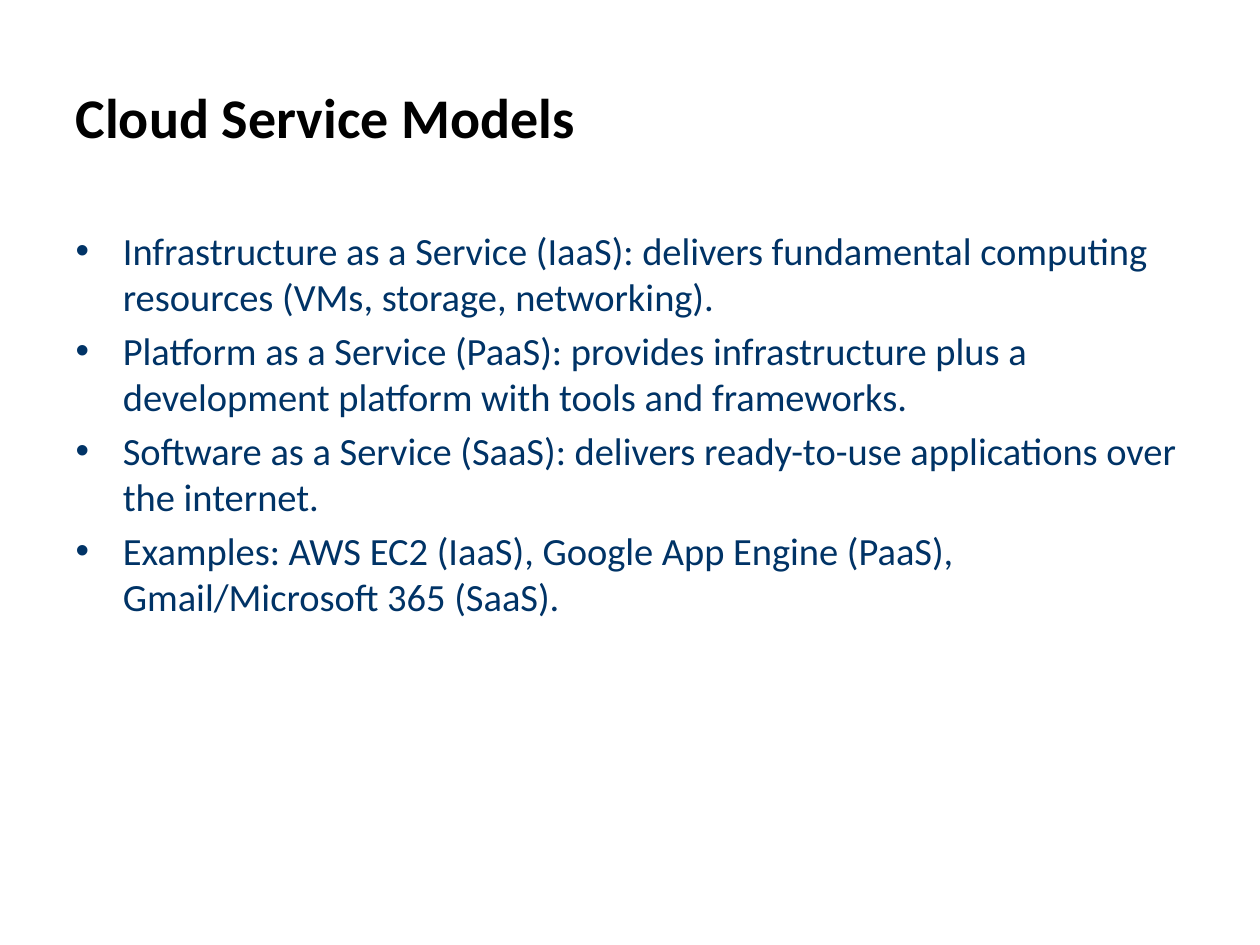
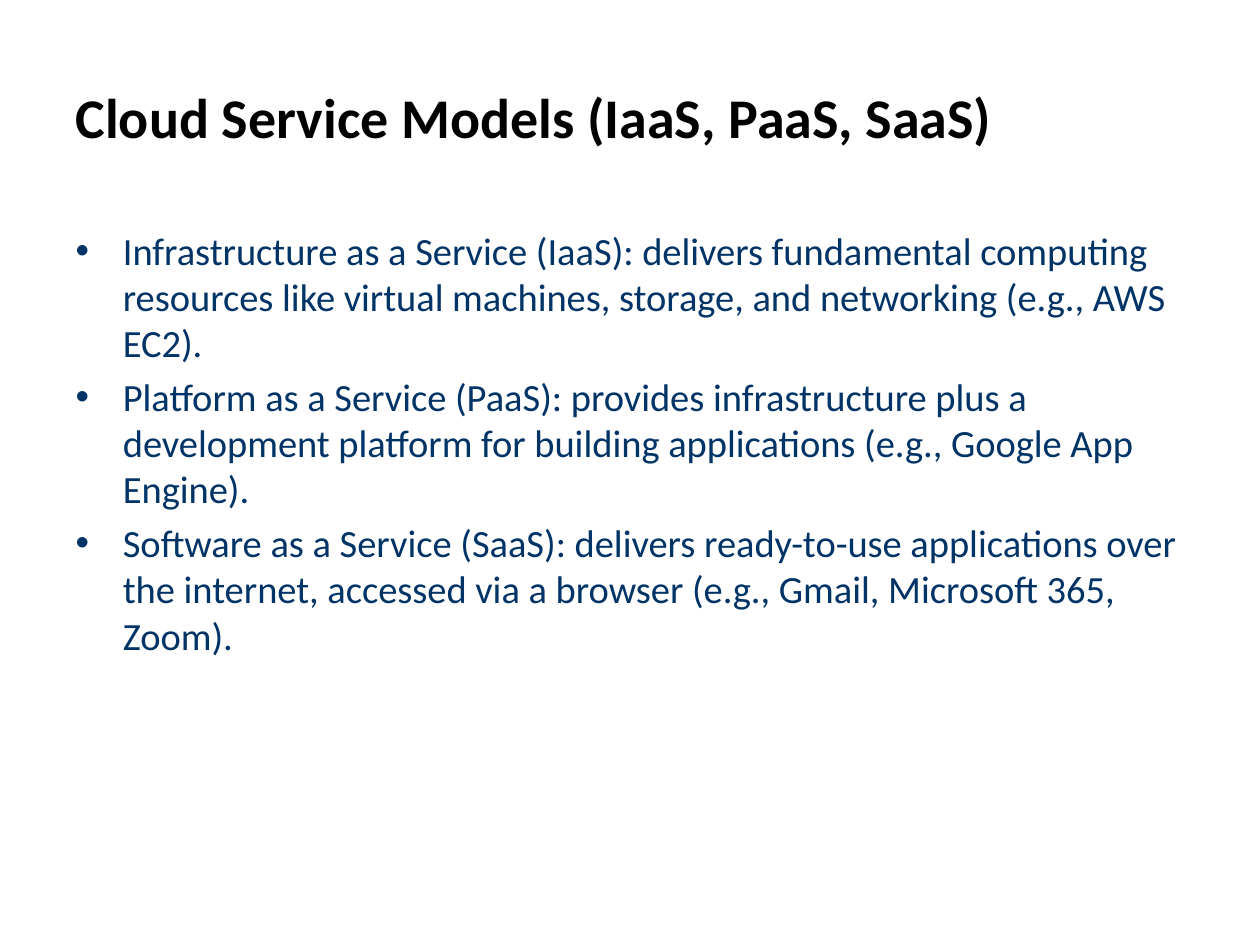
Before and after one commit to CodeByMonil/Lecture-Notes-Processor, a slide deck: slide 4 of outputs/slides/Monil_cc-lecture.pptx. Drawn at 1260x945 pixels with LibreOffice and Linux fonts; fonts in the diff are those of the drawing. Boxes give left, top, right and bottom in pixels: in the first picture for what was removed or moved away, otherwise in the second. Text is boxed around its words. In the diff, an @@ line names an element or a change of style, - is before the commit and + after.

```diff
--- a/outputs/slides/Monil_cc-lecture.pptx
+++ b/outputs/slides/Monil_cc-lecture.pptx
@@ title at (x1=76, y1=96, x2=992, y2=147): text changed @@
-Cloud Service Models
+Cloud Service Models (IaaS, PaaS, SaaS)
@@ text at (x1=123, y1=237, x2=1176, y2=655): text changed @@
-• Infrastructure as a Service (IaaS): delivers fundamental computing resources (VMs, storage, networking).
-• Platform as a Service (PaaS): provides infrastructure plus a development platform with tools and frameworks.
-• Software as a Service (SaaS): delivers ready-to-use applications over the internet.
-• Examples: AWS EC2 (IaaS), Google App Engine (PaaS), Gmail/Microsoft 365 (SaaS).
+• Infrastructure as a Service (IaaS): delivers fundamental computing resources like virtual machines, storage, and networking (e.g., AWS EC2).
+• Platform as a Service (PaaS): provides infrastructure plus a development platform for building applications (e.g., Google App Engine).
+• Software as a Service (SaaS): delivers ready-to-use applications over the internet, accessed via a browser (e.g., Gmail, Microsoft 365, Zoom).
```
Also in this commit, not shown: 6 other slides changed, 2 slides added, 1 slide removed, 19 other files.
